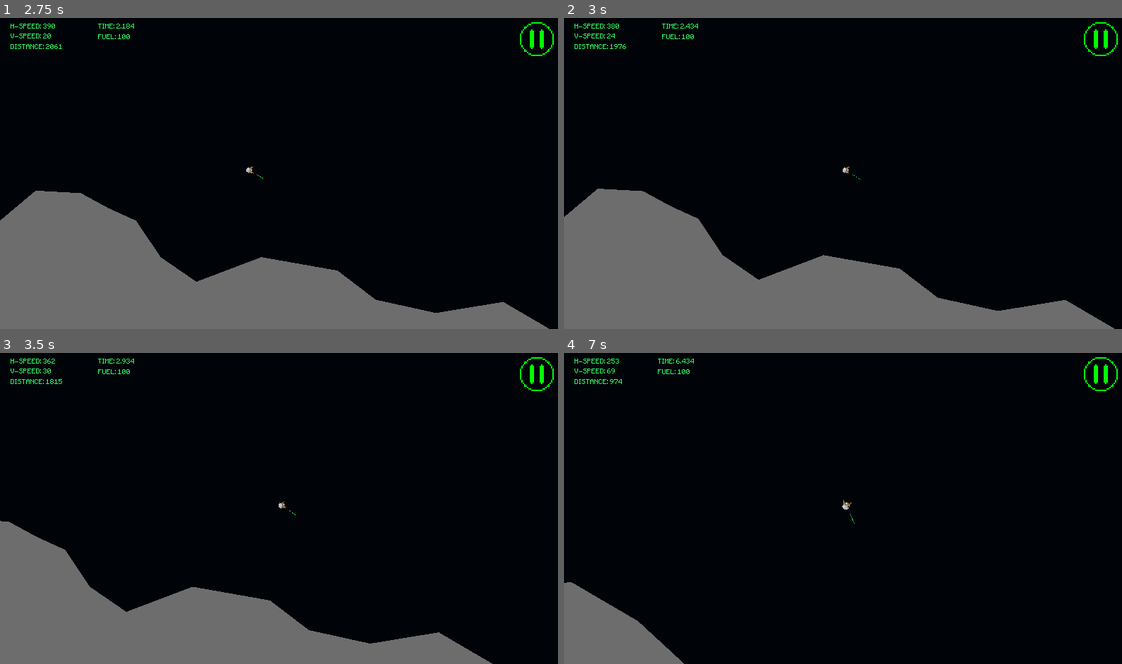
Above: before the commit, frames 1-4 (two rows, left to right).
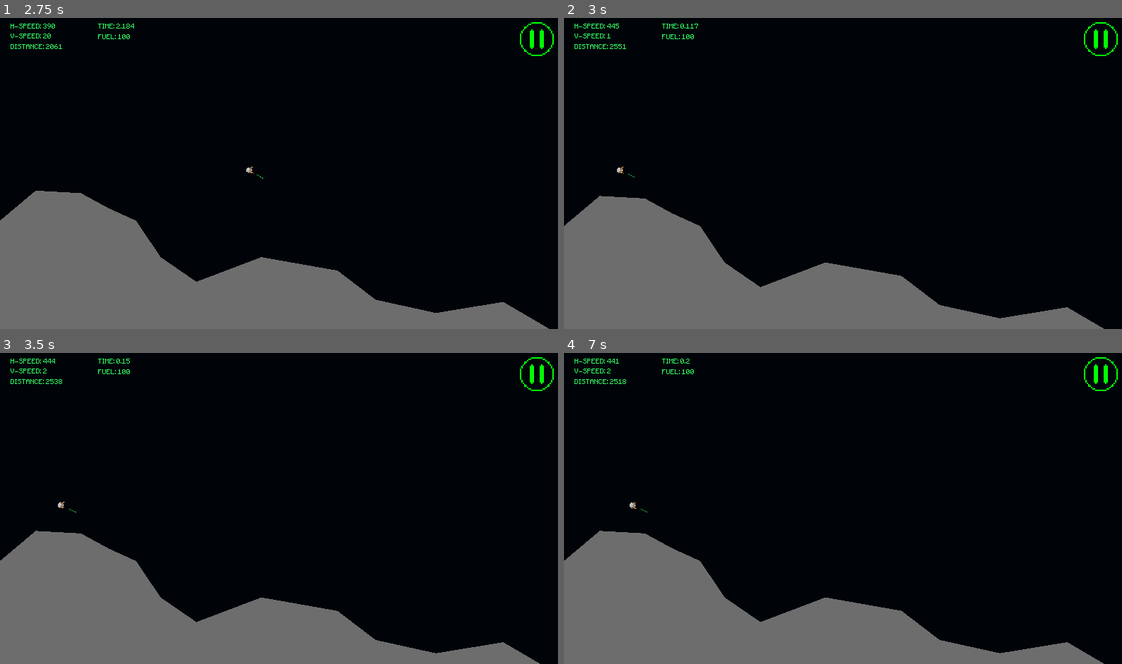
Above: after the commit, the same moments.

Repository: carlosebmachado-games/MoonLander
Game: Godot game, scene res://scenes/menus/main_menu.tscn
Same seed, same stepped clock (60 frames per second), same inputs: the game is played once before the commit and once after it.
Inputs (mouse positions are in pixels of both pictures, inside the frame that each line leads up to):
- Up to frame 1 (2.75 s): click (284, 176) at 0.5 s; click (535, 39) at 1.25 s; click (295, 220) at 2 s
- Up to frame 2 (3 s): tap Enter (ui_accept) at 2.75, 2.85 s; move the mouse to (971, 154) at 2.77 s; hold D (player_right) from 2.78 s (still down); click (971, 154) at 2.92 s
- Up to frame 3 (3.5 s): keep holding D (player_right); tap Enter (ui_accept) at 3.02, 3.32 s
- Up to frame 4 (7 s): move the mouse to (731, 520) at 3.52 s; release D (player_right) at 3.53 s; hold A (player_left) 3.53-4.28 s; tap Enter (ui_accept) at 3.6, 3.77, 4.07, 4.35, 5.1, 5.27, 5.57, 5.85, 6.02, 6.32, 6.6, 6.77 s; move the mouse to (904, 436) at 4.27 s; hold D (player_right) 4.28-5.78 s; move the mouse to (820, 567) at 5.02 s; click (820, 567) at 5.17 s; move the mouse to (1015, 552) at 5.77 s; hold A (player_left) from 5.78 s (still down); move the mouse to (675, 458) at 6.52 s

Frame 1 is identical in both runs. In frame 2, 2.3% of the frame differs, in the area x 0-99%, y 1-100%; in frame 3, 5.9%; in frame 4, 16%, in the area x 0-97%, y 1-100%.

Commit message:
end game

Diff:
--- a/src/scenes/game/game.gd
+++ b/src/scenes/game/game.gd
@@ -11,15 +11,15 @@
 	time_start = OS.get_ticks_msec()
 
 func _process(_delta):
-	if not (stopped and on_area):
-		time_now = OS.get_ticks_msec()
-		time_elapsed = (time_now - time_start) / 1000.0
 	#print(time_elapsed)
+	if stopped and on_area:
+		get_tree().change_scene("res://scenes/menus/end_game.tscn")
 
-	#print(on_area and stopped)
+	time_now = OS.get_ticks_msec()
+	time_elapsed = (time_now - time_start) / 1000.0
 
-#	if Input.is_action_just_pressed("ui_accept"):
-#		get_tree().reload_current_scene()
+	if Input.is_action_just_pressed("ui_accept"):
+		get_tree().reload_current_scene()
 
 func _on_arrival_point_body_entered(body):
 	if body.name == "lander":
--- /dev/null
+++ b/src/scenes/menus/end_game.gd
@@ -0,0 +1,27 @@
+extends Control
+
+onready var part1 = $enter_name
+onready var part2 = $scores
+
+onready var txt_name = $enter_name/m_container/vb_container/txt_name
+
+const FILE_NAME = 'user://scores.json'
+var scores
+
+func _ready():
+	var file = File.new()
+	if file.file_exists(FILE_NAME):
+		file.open(FILE_NAME, File.READ)
+		var data = {}
+		var text = file.get_as_text()
+		scores = parse_json(text)
+		file.close()
+
+func _process(delta):
+	pass
+
+func save_scores():
+	var file = File.new()
+	file.open(FILE_NAME, File.WRITE)
+	file.store_line(to_json(scores))
+	file.close()
--- /dev/null
+++ b/src/scenes/menus/end_game.tscn
@@ -0,0 +1,85 @@
+[gd_scene load_steps=3 format=2]
+
+[ext_resource path="res://scenes/menus/end_game.gd" type="Script" id=1]
+[ext_resource path="res://assets/fonts/df_24.tres" type="DynamicFont" id=2]
+
+[node name="end_game" type="Control"]
+script = ExtResource( 1 )
+__meta__ = {
+"_edit_use_anchors_": false
+}
+
+[node name="enter_name" type="Control" parent="."]
+margin_right = 800.0
+margin_bottom = 450.0
+size_flags_horizontal = 3
+size_flags_vertical = 3
+
+[node name="m_container" type="MarginContainer" parent="enter_name"]
+margin_left = 40.0
+margin_top = 40.0
+margin_right = 760.0
+margin_bottom = 410.0
+__meta__ = {
+"_edit_use_anchors_": false
+}
+
+[node name="vb_container" type="VBoxContainer" parent="enter_name/m_container"]
+margin_right = 720.0
+margin_bottom = 370.0
+size_flags_horizontal = 3
+size_flags_vertical = 3
+
+[node name="lbl_title" type="Label" parent="enter_name/m_container/vb_container"]
+margin_right = 720.0
+margin_bottom = 33.0
+custom_fonts/font = ExtResource( 2 )
+custom_colors/font_color = Color( 0, 1, 0, 1 )
+text = "ENTER YOUR NAME"
+align = 1
+
+[node name="hsep" type="HSeparator" parent="enter_name/m_container/vb_container"]
+margin_top = 37.0
+margin_right = 720.0
+margin_bottom = 133.0
+size_flags_horizontal = 3
+size_flags_vertical = 3
+
+[node name="CenterContainer" type="CenterContainer" parent="enter_name/m_container/vb_container"]
+margin_top = 137.0
+margin_right = 720.0
+margin_bottom = 233.0
+size_flags_horizontal = 3
+size_flags_vertical = 3
+
+[node name="txt_name" type="TextEdit" parent="enter_name/m_container/vb_container/CenterContainer"]
+margin_right = 250.0
+margin_bottom = 40.0
+size_flags_horizontal = 3
+size_flags_vertical = 3
+custom_fonts/font = ExtResource( 2 )
+custom_colors/font_color_readonly = Color( 0, 1, 0, 1 )
+text = "CARLOS"
+
+[node name="hsep2" type="HSeparator" parent="enter_name/m_container/vb_container"]
+margin_top = 237.0
+margin_right = 720.0
+margin_bottom = 333.0
+size_flags_horizontal = 3
+size_flags_vertical = 3
+
+[node name="lbl_continue" type="Label" parent="enter_name/m_container/vb_container"]
+margin_top = 337.0
+margin_right = 720.0
+margin_bottom = 370.0
+custom_fonts/font = ExtResource( 2 )
+custom_colors/font_color = Color( 0, 1, 0, 1 )
+text = "PRESS ENTER TO CONTINUE"
+align = 1
+
+[node name="scores" type="Control" parent="."]
+margin_right = 40.0
+margin_bottom = 40.0
+__meta__ = {
+"_edit_use_anchors_": false
+}
--- /dev/null
+++ b/src/scenes/menus/scores.json
@@ -0,0 +1,5 @@
+{
+    "TATIANE":29.114,
+    "CARLOS":30.254,
+    "JOSE":38.15
+}
--- a/src/scenes/prefabs/lander.gd
+++ b/src/scenes/prefabs/lander.gd
@@ -22,6 +22,8 @@
 # objects
 onready var pivot_arrow = $pivot
 onready var fuel_timer = $fuel_count
+
+onready var game = get_parent()
 
 var reach_point_position = Vector2.ZERO
 var reach_point_distance = 0
@@ -52,7 +54,6 @@
 			input_right = not input_right
 
 func _process(_delta):
-	#arrow.set_global_pos(finger_down_pos)
 	if show_arrow:
 		pivot_arrow.rotation = (reach_point_position - position).angle() - rotation
 	reach_point_distance = position.distance_to(reach_point_position)
@@ -62,28 +63,27 @@
 	else:
 		emit_signal("moving")
 
+	# handle propulser sprites
 	if main_propulser():
 		spr_engine.show()
-		if fuel_timer.is_stopped():
-			fuel_timer.start()
 	else:
 		spr_engine.hide()
-		if not fuel_timer.is_stopped():
-			fuel_timer.stop()
 
 	if left_propulser() and not main_propulser():
 		spr_ljet.show()
-		fuel_timer.start()
 	else:
 		spr_ljet.hide()
-		fuel_timer.stop()
 
 	if right_propulser() and not main_propulser():
 		spr_rjet.show()
-		fuel_timer.start()
 	else:
 		spr_rjet.hide()
-		fuel_timer.stop()
+
+	# fuel handle
+	if left_propulser() or right_propulser():
+		fuel_timer.set_paused(false)
+	else:
+		fuel_timer.set_paused(true)
 
 func _physics_process(delta):
 	var direction = Vector2(sin(rotation), -cos(rotation))
@@ -122,5 +122,4 @@
 	pivot_arrow.show()
 
 func _on_fuel_count_timeout():
-	print('foi')
 	fuel -= 1
--- a/src/scenes/prefabs/lander.tscn
+++ b/src/scenes/prefabs/lander.tscn
@@ -73,5 +73,7 @@
 polygon = PoolVector2Array( 0, 0.5, 0, -0.5, 25, -0.5, 25, 0.5 )
 
 [node name="fuel_count" type="Timer" parent="."]
-wait_time = 5.0
+pause_mode = 1
+wait_time = 0.25
+autostart = true
 [connection signal="timeout" from="fuel_count" to="." method="_on_fuel_count_timeout"]
Not shown, removed: bin/html/favicon.png
Not shown, removed: bin/html/game.audio.worklet.js
Not shown, removed: bin/html/game.html
Not shown, removed: bin/html/game.js
Not shown, changed: bin/html/game.pck
Not shown, removed: bin/html/game.png
Not shown, changed: bin/html/game.wasm
